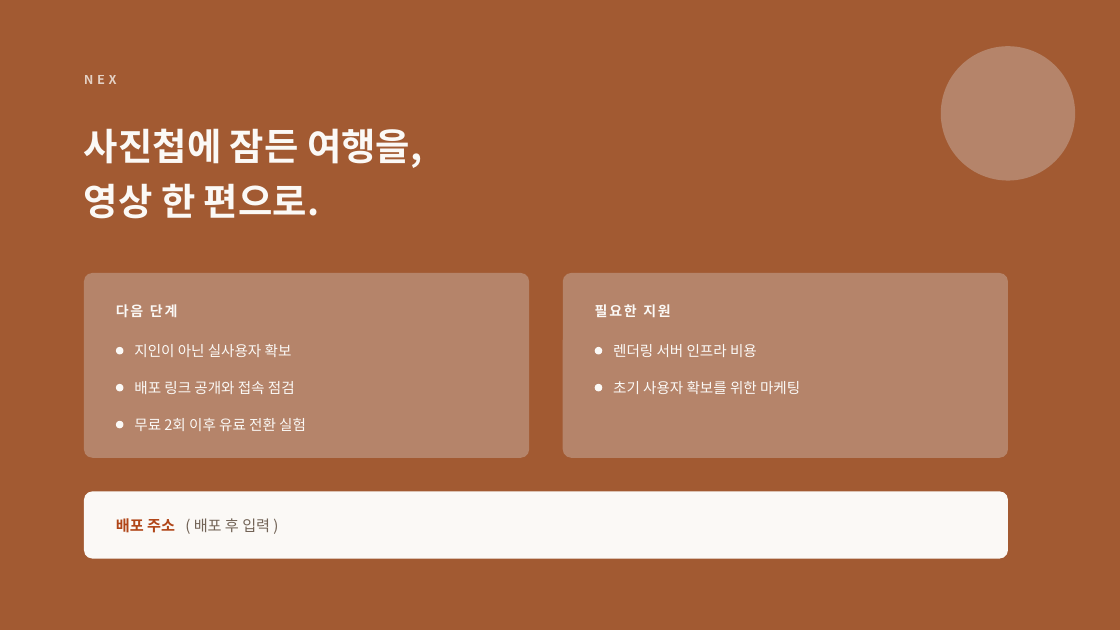
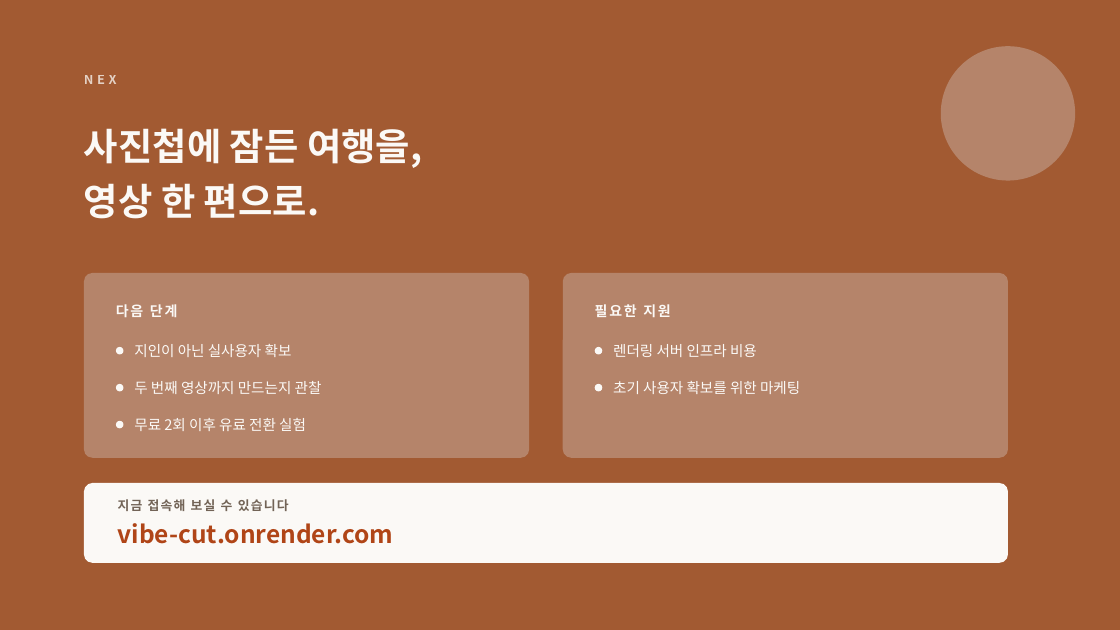
Before and after one commit to plutopd/onepicstory, a slide deck: slide 9 of OnePickStory_demoday.pptx. Drawn at 1120x630 pixels with LibreOffice and Linux fonts; fonts in the diff are those of the drawing. Boxes give left, top, right and bottom in pixels: in the first picture for what was removed or moved away, otherwise in the second. Text is boxed around its words. In the diff, an @@ line names an element or a change of style, - is before the commit and + after.

```diff
--- a/OnePickStory_demoday.pptx
+++ b/OnePickStory_demoday.pptx
@@ text at (134,381,322,394): text changed @@
-배포 링크 공개와 접속 점검
+두 번째 영상까지 만드는지 관찰
@@ rounded rectangle: place and size @@
-rounded rectangle at (84,492,1008,559)
+rounded rectangle at (84,483,1008,563)
@@ rounded rectangle at (84,483,1008,563): proportions changed @@
@@ text added at (118,499,289,511), 11 pt, text #726356, bold @@
+지금 접속해 보실 수 있습니다
@@ text removed at (116,518,270,533) @@
-배포 주소 ( 배포 후 입력 )
@@ text added at (118,523,394,544), 21 pt, text #B04517, bold @@
+vibe-cut.onrender.com
```
Also in this commit, not shown: 2 other files.
